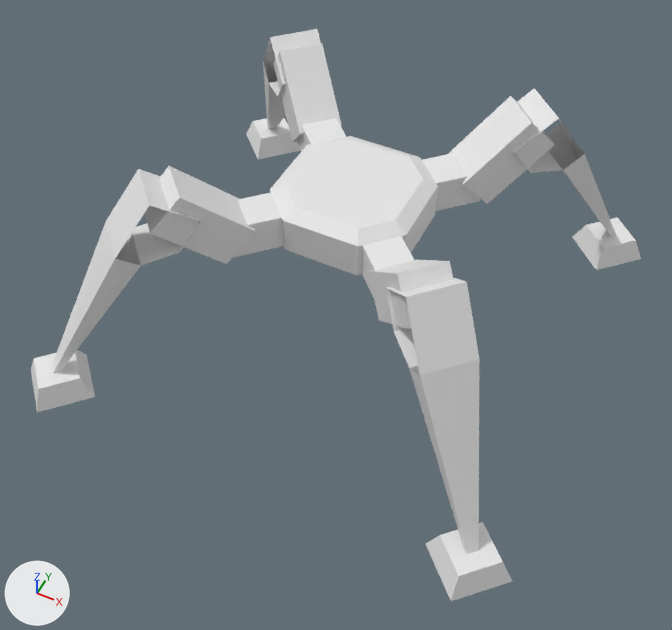
An edit to the FBX model Salvaged Steel/Assets/Models/FlakBack.fbx, drawn before and after from the same camera.
Rendered twice from a 50 mm lens placed at (15.6, -33.2, 39.4), pointed at (0.6, -3.3, 1.9). Arrows for +X, +Y and +Z are at lower left; the lights stay in place. The picture after the commit comes second. Where no turn or scale is listed for an object, it has been applied to the vertices. Vertices at exactly the same position are counted once.

Names of what the first picture shows: 'Core', 'Foot', 'Foot.001', 'Foot.002', 'Foot.003', 'LegEnd', 'LegEnd.001', 'LegEnd.002', 'LegEnd.003', 'LegMid', 'LegMid.001', 'LegMid.002', 'LegMid.003', 'LegStart', 'LegStart.001', 'LegStart.002', 'LegStart.003'.
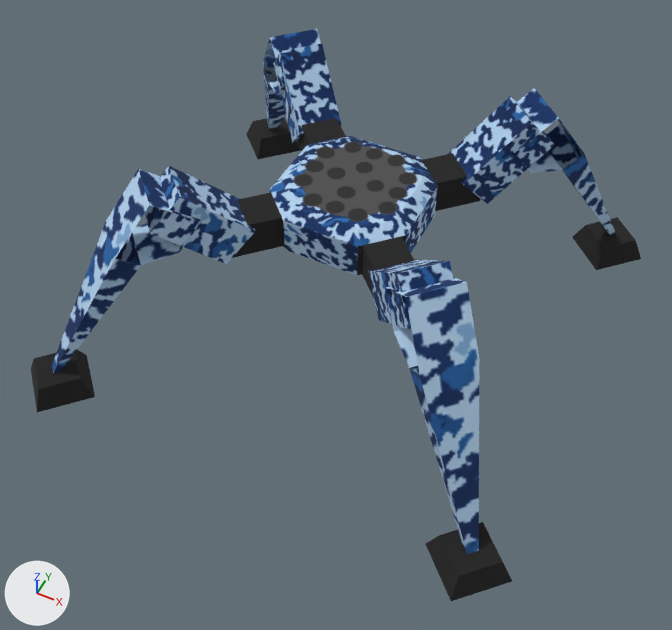
What differs and where, as boxes (x1, y1, x2, y2) in the pictures (672 x 630 px):
'Core', recoloured, surface changed (darker): (270, 136, 438, 275) in both
'LegEnd.001', recoloured, surface changed (white to blue): (386, 277, 480, 554) in both
'LegEnd.002', recoloured (white to blue): (52, 169, 201, 373) in both
'LegMid.002', recoloured, surface changed (white to blue): (144, 166, 255, 264) in both
'LegMid.003', recoloured, surface changed (white to blue): (448, 96, 555, 204) in both
'LegMid', recoloured, surface changed (white to blue): (273, 44, 341, 142) in both
'Foot.001', recoloured (white to black): (426, 522, 512, 601) in both
'LegEnd.003', recoloured, surface changed (white to blue): (513, 88, 616, 236) in both
'LegMid.001', recoloured (white to blue): (368, 260, 453, 329) in both
'Foot.002', recoloured (white to black): (31, 350, 95, 412) in both
'Foot.003', recoloured (white to black): (572, 217, 641, 270) in both
'LegStart.002', recoloured (white to black): (232, 193, 284, 258) in both
'LegEnd', recoloured (white to blue): (263, 29, 321, 129) in both
'LegStart.003', recoloured (white to black): (422, 153, 480, 211) in both
'Foot', recoloured (white to black): (246, 118, 301, 159) in both
'LegStart.001', recoloured (white to black): (362, 236, 415, 298) in both
'LegStart', recoloured (white to black): (298, 118, 346, 151) in both

The change, as a list of edits to the scene's bpy script:
```text
Change me_cube_005:
    where me_cube_005.from_pydata(...)  # 14 vertices, 9 faces; spans x -3.0..4.49, y -4.49..3.0, z -5.27..6.01
    add me_cube_005.materials.append(mat_leg)  # picture img_camo_naval_png
Change me_cube_010:
    where me_cube_010.from_pydata(...)  # 8 vertices, 6 faces; spans x -2.17..2.23, y -2.23..2.17, z -1.59..-0.22
    add me_cube_010.materials.append(mat_joint)  # black #1e1e1e
Change me_cube_012:
    where me_cube_012.from_pydata(...)  # 8 vertices, 6 faces; spans x -2.64..2.64, y -2.64..2.64, z -2.46..2.46
    me_cube_012 part 5: texture (UV) coordinates of 6 of 6 faces, centred in x -1.21..1.21, y -1.21..1.21, z -1.56..1.56, changed; they spanned u 0.12..0.88, v 0.0..1.0 and now span u 0.01..0.8, v 0.01..0.99
    add me_cube_012.materials.append(mat_leg)  # picture img_camo_naval_png
Change me_cube_011:
    where me_cube_011.from_pydata(...)  # 8 vertices, 6 faces; spans x -2.65..1.49, y -2.65..1.49, z -0.96..1.0
    add me_cube_011.materials.append(mat_joint)  # black #1e1e1e
Change me_cube_008:
    where me_cube_008.from_pydata(...)  # 8 vertices, 6 faces; spans x -2.64..2.64, y -2.64..2.64, z -2.46..2.46
    add me_cube_008.materials.append(mat_leg)  # picture img_camo_naval_png
Change me_cube_016:
    where me_cube_016.from_pydata(...)  # 8 vertices, 6 faces; spans x -2.64..2.64, y -2.64..2.64, z -2.46..2.46
    me_cube_016 part 3: texture (UV) coordinates of 6 of 6 faces, centred in x -1.21..1.21, y -1.21..1.21, z -1.56..1.56, changed; they spanned u 0.12..0.88, v 0.0..1.0 and now span u 0.01..0.8, v 0.01..0.99
    add me_cube_016.materials.append(mat_leg)  # picture img_camo_naval_png
Change me_cube_009:
    where me_cube_009.from_pydata(...)  # 14 vertices, 9 faces; spans x -4.49..3.0, y -3.0..4.49, z -5.27..6.01
    me_cube_009 part 1: texture (UV) coordinates of 9 of 9 faces, centred in x -3.08..2.73, y -2.73..3.08, z -5.18..5.18, changed; they spanned u 0.0..0.88, v 0.0..0.75 and now span u 0.01..0.99, v 0.01..0.86
    add me_cube_009.materials.append(mat_leg)  # picture img_camo_naval_png
Change me_cube_007:
    where me_cube_007.from_pydata(...)  # 8 vertices, 6 faces; spans x -1.49..2.65, y -2.65..1.49, z -0.96..1.0
    add me_cube_007.materials.append(mat_joint)  # black #1e1e1e
Change me_cube_017:
    where me_cube_017.from_pydata(...)  # 14 vertices, 9 faces; spans x -4.49..3.0, y -4.49..3.0, z -5.27..6.01
    me_cube_017 part 4: texture (UV) coordinates of 9 of 9 faces, centred in x -3.08..2.73, y -3.08..2.73, z -5.18..5.18, changed; they spanned u 0.0..0.88, v 0.0..0.75 and now span u 0.01..0.99, v 0.01..0.86
    add me_cube_017.materials.append(mat_leg)  # picture img_camo_naval_png
Change me_cube_004:
    where me_cube_004.from_pydata(...)  # 8 vertices, 6 faces; spans x -2.64..2.64, y -2.64..2.64, z -2.46..2.46
    me_cube_004 part 6: texture (UV) coordinates of 6 of 6 faces, centred in x -1.21..1.21, y -1.21..1.21, z -1.56..1.56, changed; they spanned u 0.12..0.88, v 0.0..1.0 and now span u 0.01..0.8, v 0.01..0.99
    add me_cube_004.materials.append(mat_leg)  # picture img_camo_naval_png
Change me_cube_014:
    where me_cube_014.from_pydata(...)  # 8 vertices, 6 faces; spans x -2.18..2.22, y -2.18..2.22, z -1.59..-0.23
    add me_cube_014.materials.append(mat_joint)  # black #1e1e1e
Change me_cube_013:
    where me_cube_013.from_pydata(...)  # 14 vertices, 9 faces; spans x -3.0..4.49, y -3.0..4.49, z -5.27..6.01
    add me_cube_013.materials.append(mat_leg)  # picture img_camo_naval_png
Change me_cube_001:
    where me_cube_001.from_pydata(...)  # 24 vertices, 18 faces; spans x -3.8..3.8, y -3.8..3.8, z -1.0..1.45
    me_cube_001 part 2: texture (UV) coordinates of 18 of 18 faces, centred in x -3.8..3.8, y -3.8..3.8, z -1.0..1.45, changed; they spanned u 0.12..0.88, v 0.0..0.94 and now span u 0.01..0.91, v 0.01..0.99
    add me_cube_001.materials.append(mat_core)  # picture img_core_png
Change me_cube_015:
    where me_cube_015.from_pydata(...)  # 8 vertices, 6 faces; spans x -1.49..2.65, y -1.49..2.65, z -0.96..1.0
    add me_cube_015.materials.append(mat_joint)  # black #1e1e1e
Change me_cube_003:
    where me_cube_003.from_pydata(...)  # 8 vertices, 6 faces; spans x -2.65..1.49, y -1.49..2.65, z -0.96..1.0
    add me_cube_003.materials.append(mat_joint)  # black #1e1e1e
Change me_cube_018:
    where me_cube_018.from_pydata(...)  # 8 vertices, 6 faces; spans x -2.2..2.2, y -2.2..2.2, z -1.56..-0.25
    add me_cube_018.materials.append(mat_joint)  # black #1e1e1e
Change me_cube_006:
    where me_cube_006.from_pydata(...)  # 8 vertices, 6 faces; spans x -2.16..2.24, y -2.24..2.16, z -1.61..-0.21
    add me_cube_006.materials.append(mat_joint)  # black #1e1e1e
```
